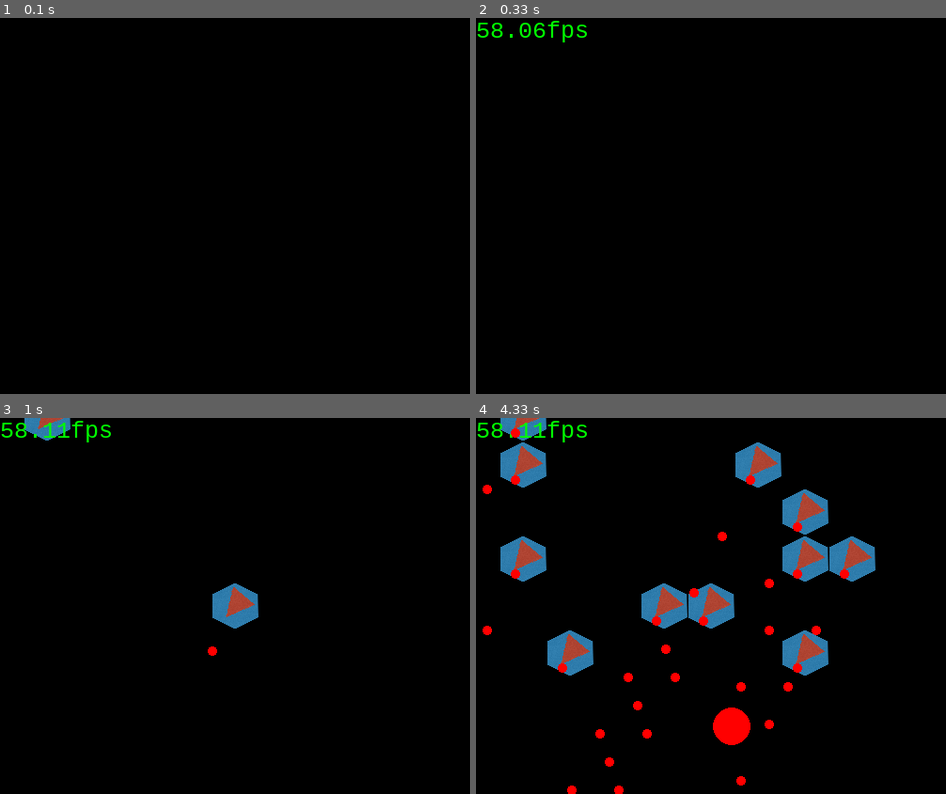
Above: before the commit, frames 1-4 (two rows, left to right).
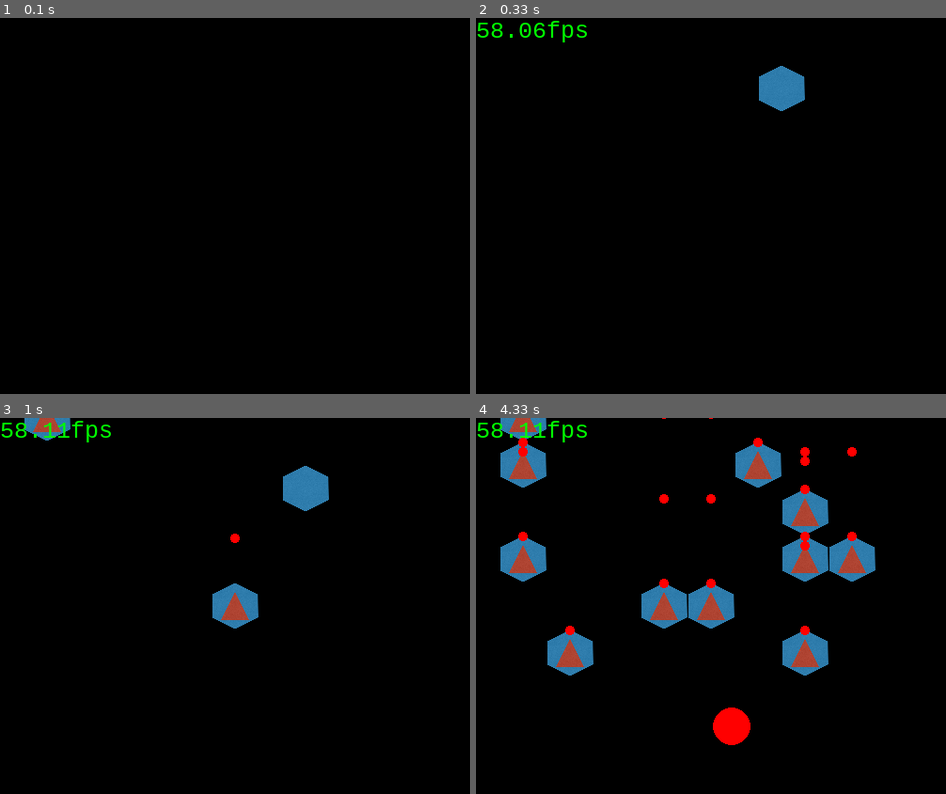
Above: after the commit, the same moments.

Repository: brainelectronics/towerDefensePygame
Game: pygame game, started from main.py
Two runs of this game, one before a commit and one after it. Both use one fixed random seed, a clock stepped at 60 frames per second and the inputs below.
Inputs (mouse positions are in pixels of both pictures, inside the frame that each line leads up to):
- Up to frame 1 (0.1 s): no input
- Up to frame 2 (0.33 s): no input
- Up to frame 3 (1 s): click (235, 606) at 0.38 s; click "58.11fps" at 0.72 s
- Up to frame 4 (4.33 s): click (781, 474) at 1.05 s; right-click (598, 530) at 1.38 s; click (541, 594) at 1.72 s; click (711, 651) at 2.05 s; click (833, 666) at 2.38 s; click (833, 572) at 2.72 s; click (856, 598) at 3.05 s; click (809, 538) at 3.38 s; click (570, 478) at 3.72 s; click (598, 673) at 4.05 s

Frame 1 is identical in both runs. In frame 2, 0.9% of the frame differs, in the area x 60-70%, y 12-25%; in frame 3, 1.3%; in frame 4, 3.9%, in the area x 1-85%, y 0-100%.

Commit message:
remove static target if hit by bullet

Diff:
--- a/GUI.py
+++ b/GUI.py
@@ -66,13 +66,12 @@
 	    self.blue  = (  0,   0, 255)
 	    self.myfont = pygame.font.SysFont("monospace", 25)
 	    self.rotation = 0
-	    """
+
 	    self.thisMob = TheMob(red)
 	    self.thisMob.rect.x = 300
 	    self.thisMob.rect.y = 50
 	    targetList.add(self.thisMob)
 	    allSpriteList.add(self.thisMob)
-	    """
 
 	def setLogic(self, logic):
 		print("Logic set")
@@ -103,7 +102,7 @@
 				(pygame.transform.rotate(self.towerTower, self.rotation).get_rect(center=self.towerTower.center)),
 				(210, 210))
 			"""
-			self.thisTower = TheTower(tower[0], tower[1], -220)
+			self.thisTower = TheTower(tower[0], tower[1], 0)
 			# don't shoot twice at 0, because 0 == 360
 			if (self.rotation%30 == 0) and (self.rotation != 0):
 				#print("10 frames")
@@ -147,6 +146,7 @@
 		self.posX = posX
 		self.posY = posY
 		self.rotation = rotation
+		self.score = 0 # score of this tower
 		# print("The Tower %d %d %d %d"
 		#	%(self.posX, self.posY, self.rotation, self.fire))
 		self.placeBase()
@@ -163,14 +163,26 @@
 
 	def shoot(self):
 		self.aBullet = Bullet(self.rotation)
-		self.aBullet.rect.x = self.posX-5
-		self.aBullet.rect.y = self.posY-5
+		self.aBullet.rect.x = self.posX-5 # put them out at the center
+		self.aBullet.rect.y = self.posY-5 # put them out at the center
 		allSpriteList.add(self.aBullet)
 		bulletList.add(self.aBullet)
 
 	def removeBullet(self):
+		"""remove the target and/or the bullet"""
 		for self.aBullet in bulletList:
-			if self.aBullet.rect.y < -10:
+			# print('vsfdln')
+			targetHitList = pygame.sprite.spritecollide(self.aBullet, targetList, True)
+			for item in targetHitList:
+				bulletList.remove(self.aBullet)
+				allSpriteList.remove(self.aBullet)
+				self.score += 1
+				print("Score of tower #X %d" %self.score)
+
+			if (((self.aBullet.rect.y < -10 or
+				self.aBullet.rect.y > 410)) or
+			(self.aBullet.rect.x <- 10 or
+				(self.aBullet.rect.x > 510))):
 				bulletList.remove(self.aBullet)
 				allSpriteList.remove(self.aBullet)
 				print("Removed bullet %d" %self.aBullet.number)
--- a/main.py
+++ b/main.py
@@ -35,9 +35,6 @@
 '''check correct optinal module loading '''
 if not pygame.font: print('Error: pygame.font module could not be loaded!')
 if not pygame.mixer: print('Fehler pygame.mixer module could not be loaded!')
-#all_sprites_list = pygame.sprite.Group()
-#bullet_list = pygame.sprite.Group()
-theX = 40
 
 class TowerDefense(object):
 	"""init all modules and start main loop"""
Not shown, changed: GUI.pyc
